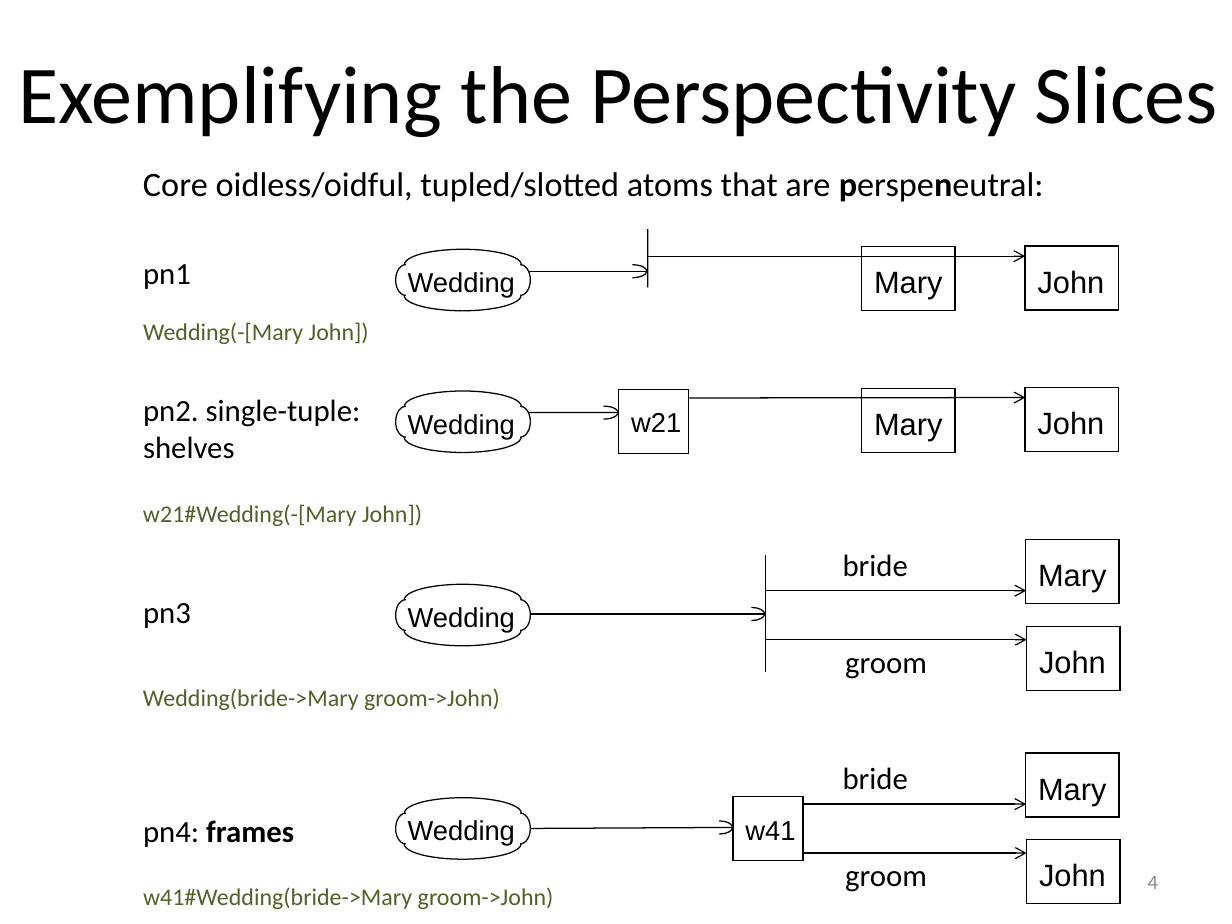
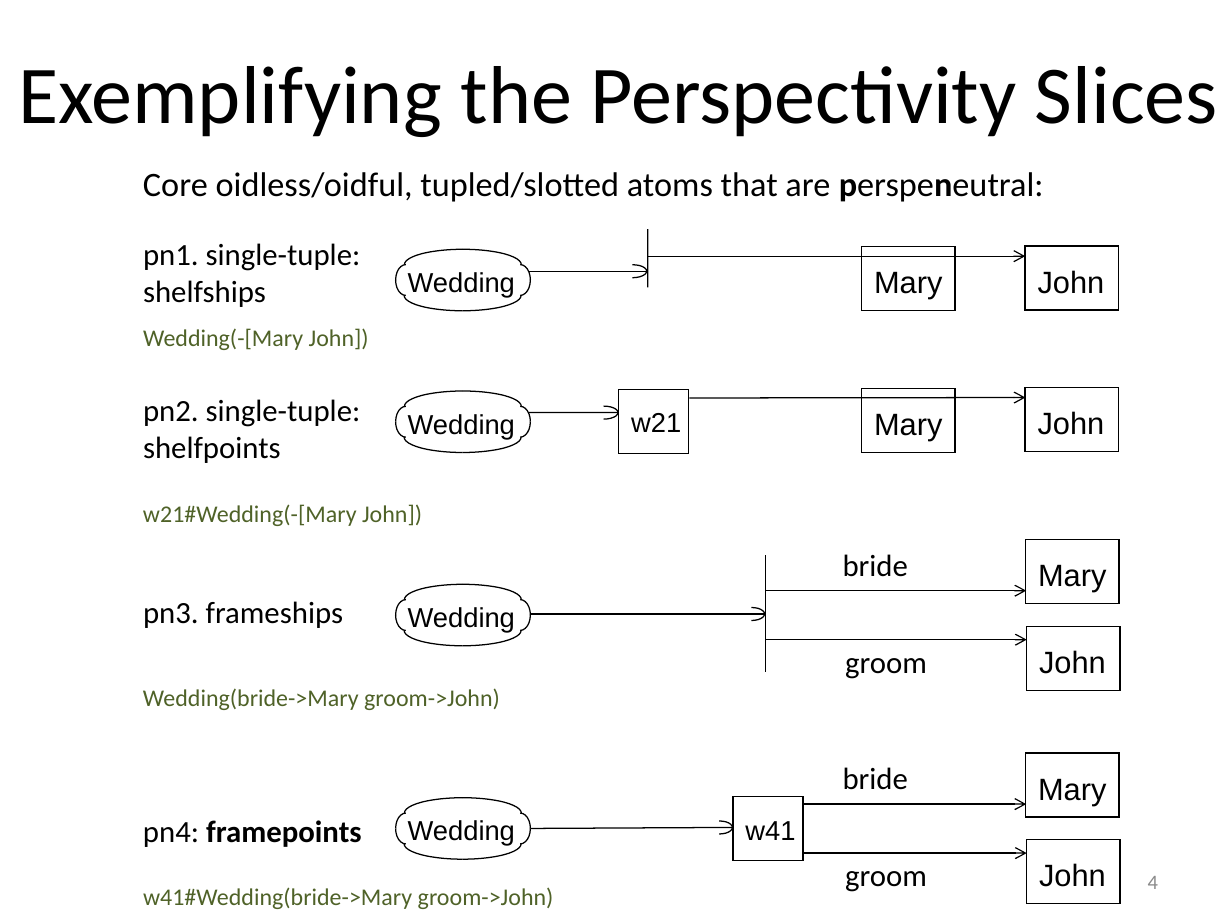
Before and after one commit to RuleML/ruleml-website, a slide deck: slide 4 of talks/PSOAMetamodelGrailogWedding.pptx. Drawn at 1232x924 pixels with LibreOffice and Linux fonts; fonts in the diff are those of the drawing. Boxes give left, top, right and bottom in pixels: in the first picture for what was removed or moved away, otherwise in the second. Text is boxed around its words. In the diff, an @@ line names an element or a change of style, - is before the commit and + after.

```diff
--- a/talks/PSOAMetamodelGrailogWedding.pptx
+++ b/talks/PSOAMetamodelGrailogWedding.pptx
@@ text at (x1=143, y1=243, x2=361, y2=307): text changed @@
-pn1
+pn1. single-tuple:
+shelfships
@@ text "Wedding(-[Mary John])" moved from (x1=143, y1=322, x2=369, y2=344) to (x1=143, y1=328, x2=369, y2=350) @@
@@ text at (x1=143, y1=436, x2=281, y2=463): text changed @@
-shelves
+shelfpoints
@@ text at (x1=143, y1=601, x2=343, y2=628): text changed @@
-pn3
+pn3. frameships
@@ text at (x1=143, y1=820, x2=361, y2=847): text changed @@
-pn4: frames
+pn4: framepoints
```
Also in this commit, not shown: 9 other slides changed, 1 other file.
